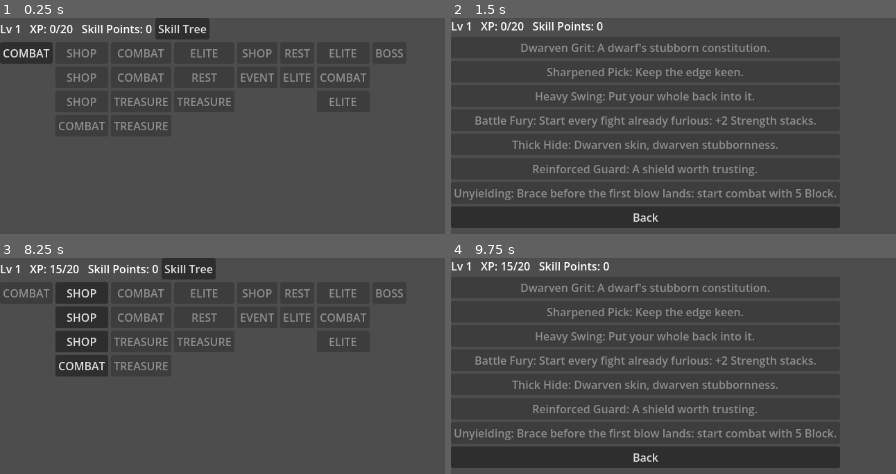
Above: before the commit, frames 1-4 (two rows, left to right).
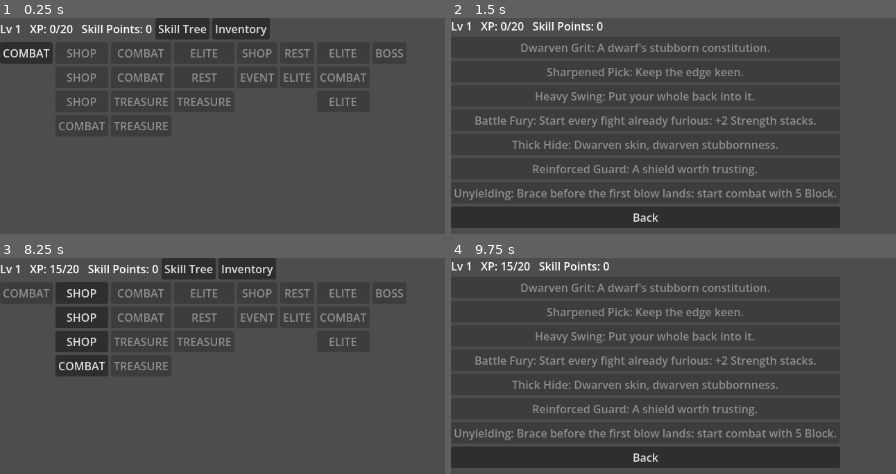
Above: after the commit, the same moments.

Repository: cedraci/nalbeuk
Game: Godot game, scene res://scripts/ui/run/run_scene.tscn
Same seed, same stepped clock (60 frames per second), same inputs: the game is played once before the commit and once after it.
Inputs (mouse positions are in pixels of both pictures, inside the frame that each line leads up to):
- Up to frame 1 (0.25 s): no input
- Up to frame 2 (1.5 s): click (691, 28) at 0.5 s, where only the run after the commit has a clickable "Inventory"; click "Skill Tree" at 1.25 s
- Up to frame 3 (8.25 s): click "Back" at 2 s; click "COMBAT" at 2.75 s; click "Guard (1) Gain 5 Block." at 3.5 s; click "Strike (1) Deal 6 damage." at 4.25 s; click "Strike (1) Deal 6 damage." at 5 s; click "End Turn" at 5.75 s; click "Guard (1) Gain 5 Block." at 6.5 s; click "Strike (1) Deal 6 damage." at 7.25 s; click "Continue" at 8 s
- Up to frame 4 (9.75 s): click (700, 268) at 8.75 s, where only the run after the commit has a clickable "Inventory"; click "Skill Tree" at 9.5 s

The runs differ from the first frame. In frame 1, 1.1% of the frame differs, in the area x 47-61%, y 0-10%; in frame 2, nothing differs; in frame 3, 1.1%; in frame 4, nothing differs.

Commit message:
feat: add Inventory button to MapView
Co-Authored-By: Claude Opus 5 (1M context) <noreply@anthropic.com>
Claude-Session: https://claude.ai/code/session_01SYoHMVG3iGbjS3neJSNkn7

Diff:
--- a/scripts/ui/run/map_view.gd
+++ b/scripts/ui/run/map_view.gd
@@ -3,9 +3,11 @@
 
 signal node_selected(node: MapNode)
 signal skill_tree_requested
+signal inventory_requested
 
 var status_label: Label
 var skill_tree_button: Button
+var inventory_button: Button
 var floors_container: HBoxContainer
 
 func _ready() -> void:
@@ -37,6 +39,11 @@
 	skill_tree_button.pressed.connect(_on_skill_tree_button_pressed)
 	header_hbox.add_child(skill_tree_button)
 
+	inventory_button = Button.new()
+	inventory_button.text = "Inventory"
+	inventory_button.pressed.connect(_on_inventory_button_pressed)
+	header_hbox.add_child(inventory_button)
+
 	var reachable_ids: Array[int] = []
 	if current_node.visited:
 		reachable_ids = current_node.connections.duplicate()
@@ -67,3 +74,6 @@
 
 func _on_skill_tree_button_pressed() -> void:
 	skill_tree_requested.emit()
+
+func _on_inventory_button_pressed() -> void:
+	inventory_requested.emit()
--- a/tests/unit/test_map_view.gd
+++ b/tests/unit/test_map_view.gd
@@ -110,3 +110,15 @@
 	graph.floors = [[node_a] as Array[MapNode]]
 	map_view.display(graph, node_a)
 	assert_true(map_view.status_label.text.contains("MAX"))
+
+func test_display_adds_an_inventory_button_that_emits_inventory_requested():
+	RunState.start_new_run(DwarfContent.get_class_resource())
+	var map_view := MapView.new()
+	add_child_autofree(map_view)
+	var node_a := MapNode.new(0, MapNode.NodeType.COMBAT, 0)
+	var graph := MapGraph.new()
+	graph.floors = [[node_a] as Array[MapNode]]
+	map_view.display(graph, node_a)
+	watch_signals(map_view)
+	map_view.inventory_button.pressed.emit()
+	assert_signal_emitted(map_view, "inventory_requested")
